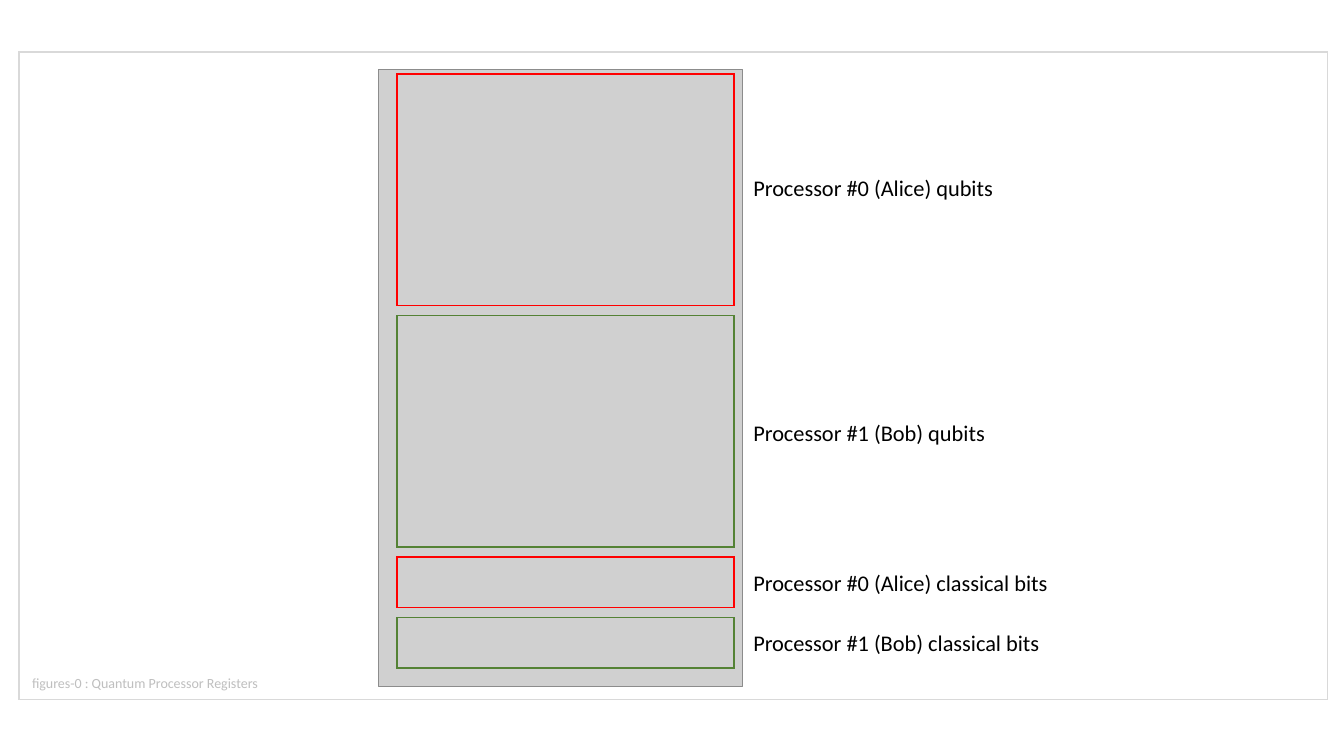
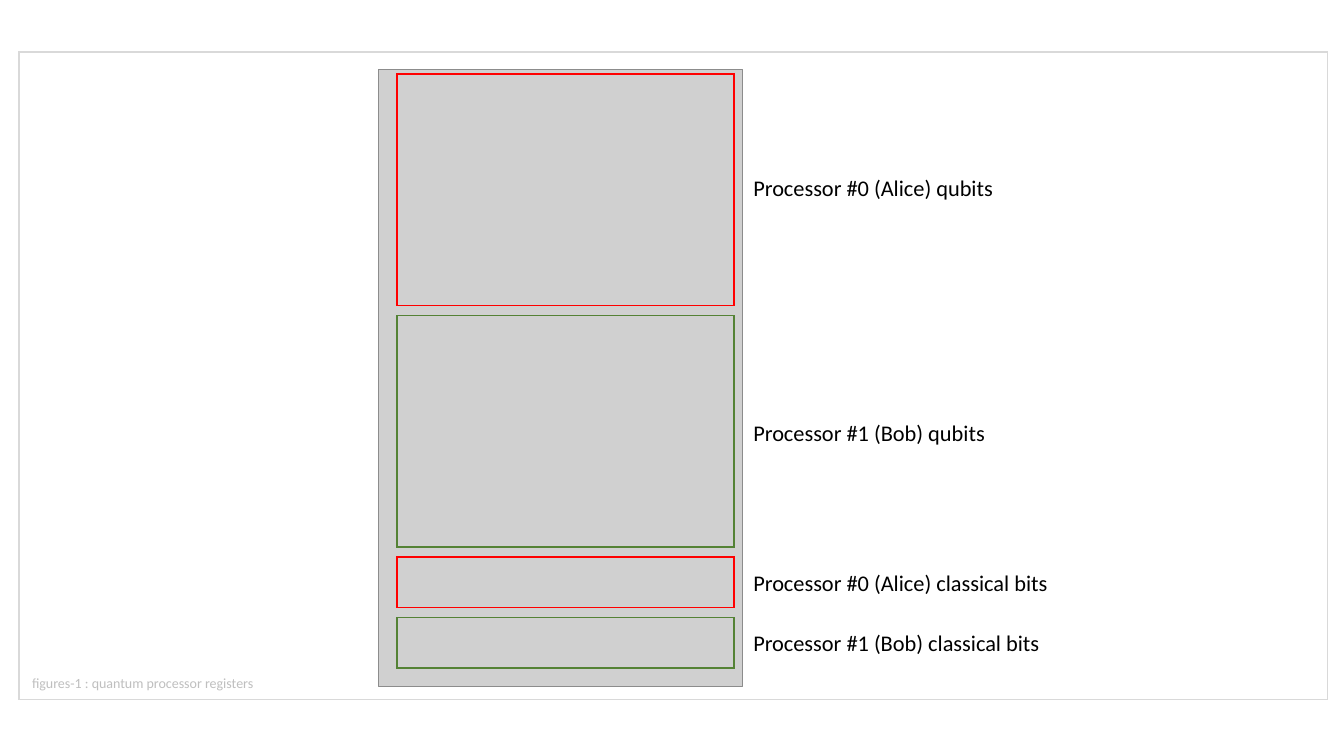
Before and after one commit to brunorijsman/quantum-internet-hackathon-2022, a slide deck: slide 2 of docs/figures/figures.pptx (slide 1 before the commit). Drawn at 1344x756 pixels with LibreOffice and Linux fonts; fonts in the diff are those of the drawing; grey boxes stand for pictures. Boxes give left, top, right and bottom in pixels: in the first picture for what was removed or moved away, otherwise in the second. Text is boxed around its words. In the diff, an @@ line names an element or a change of style, - is before the commit and + after.

Commit message:
Add QFT example circuit figure

```diff
--- a/docs/figures/figures.pptx
+++ b/docs/figures/figures.pptx
@@ text at [32, 679, 253, 690]: text changed @@
-figures-0 : Quantum Processor Registers
+figures-1 : quantum processor registers
```
Also in this commit, not shown: 1 slide added, 1 slide removed, 7 other files.
